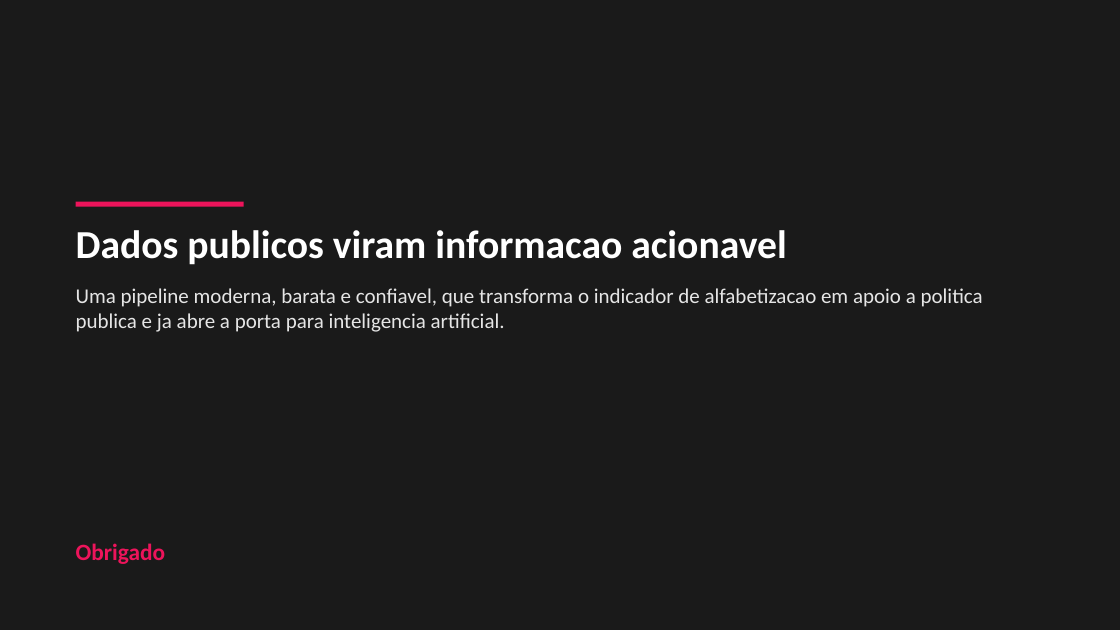
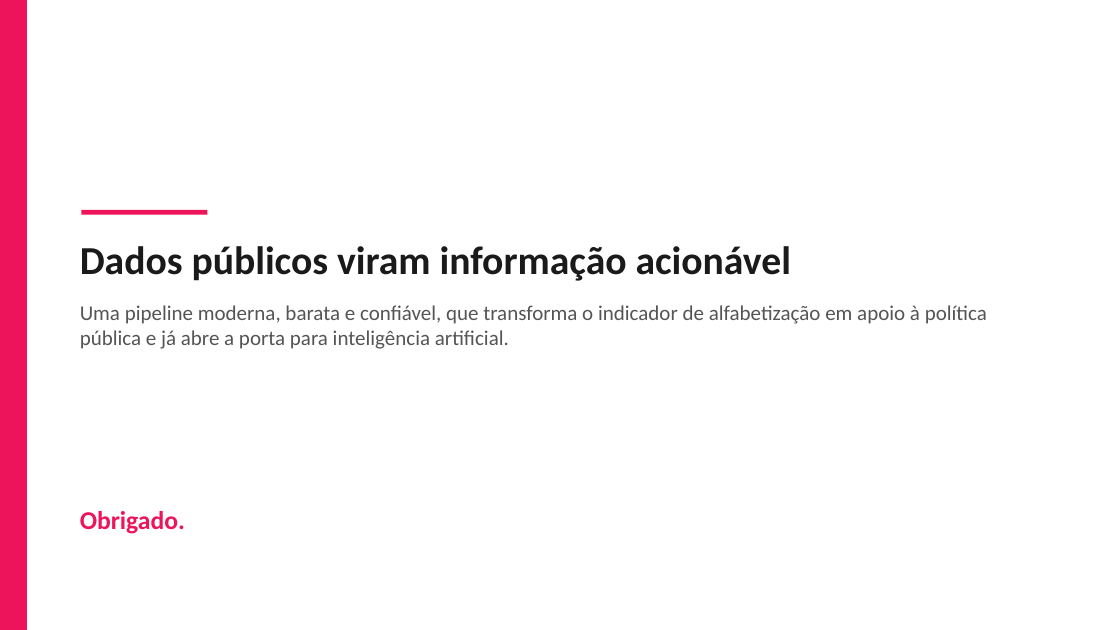
Before and after one commit to guillecosme/fiap-ai-scientist-tech-challenge-fase-02, a slide deck: slide 11 of reports/slides/pipeline_alfabetizacao_fase2.pptx. Drawn at 1120x630 pixels with LibreOffice and Linux fonts; fonts in the diff are those of the drawing. Boxes give left, top, right and bottom in pixels: in the first picture for what was removed or moved away, otherwise in the second. Text is boxed around its words. In the diff, an @@ line names an element or a change of style, - is before the commit and + after.

```diff
--- a/reports/slides/pipeline_alfabetizacao_fase2.pptx
+++ b/reports/slides/pipeline_alfabetizacao_fase2.pptx
@@ rectangle removed at [0, 0, 1120, 630] @@
@@ rectangle added at [0, 0, 27, 630], fill #ED145B @@
@@ rectangle: place and size @@
-rectangle at [76, 202, 244, 207]
+rectangle at [82, 210, 208, 215]
@@ text at [80, 246, 987, 349]: text changed; text colour #E5E5E5 to #555555 @@
-Dados publicos viram informacao acionavel
-Uma pipeline moderna, barata e confiavel, que transforma o indicador de alfabetizacao em apoio a politica publica e ja abre a porta para inteligencia artificial.
+Dados públicos viram informação acionável
+Uma pipeline moderna, barata e confiável, que transforma o indicador de alfabetização em apoio à política pública e já abre a porta para inteligência artificial.
@@ text at [80, 511, 185, 534]: text changed; size 20 to 22 pt @@
-Obrigado
+Obrigado.
```
Also in this commit, not shown: 5 other slides changed, 5 slides added, 5 slides removed.
